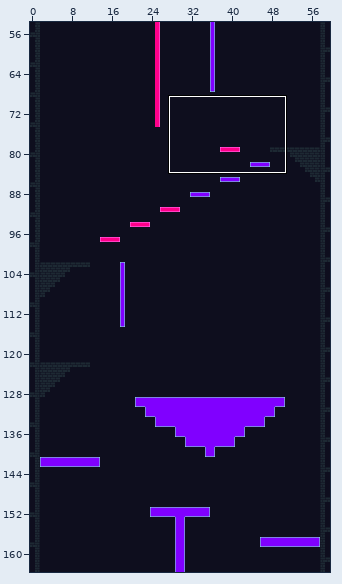
Tiled map: assets/tiles_NEW/tilemap.tmx. Above: a wide view before the commit, with the close-up outlined.
Close-up. Before the commit:
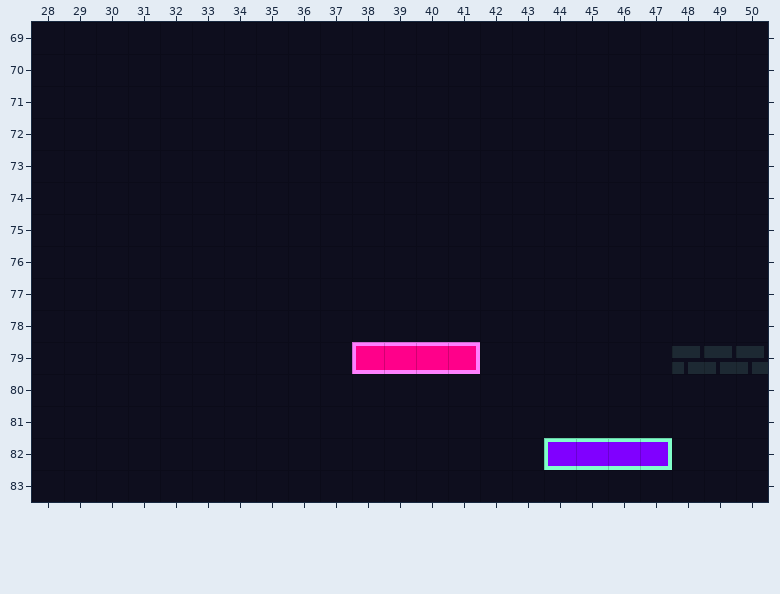
Cells are 8x8 px. Shown: x 28..50, y 69..83. The commit also changed other parts of the map, which this record leaves out.
After:
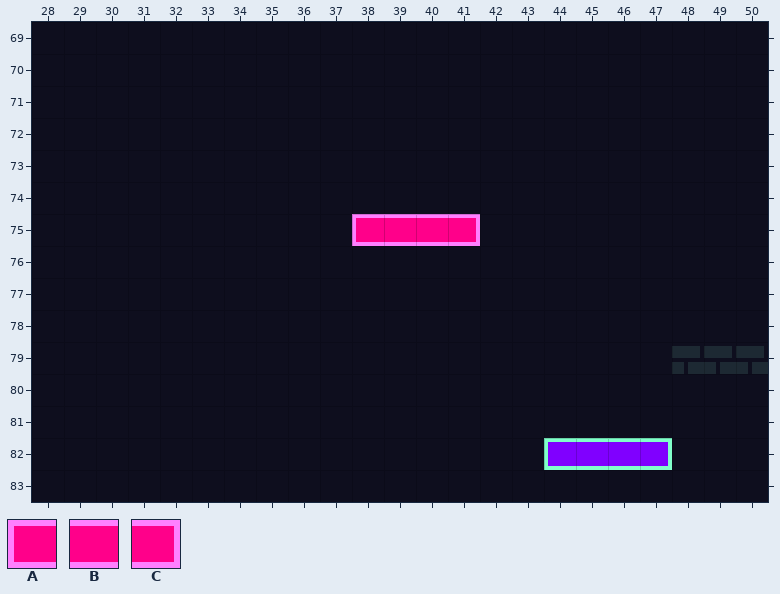
Key: from "tileset": A 8, B 9, C 11.
_ is an empty cell.
Tiles replaced or removed in this view: A, B, C.
What changed:
Changed rows in their new state; . is an unchanged cell.
Layer "Red":
first column x 38:
75 ABBC
first column x 38:
79 ____
